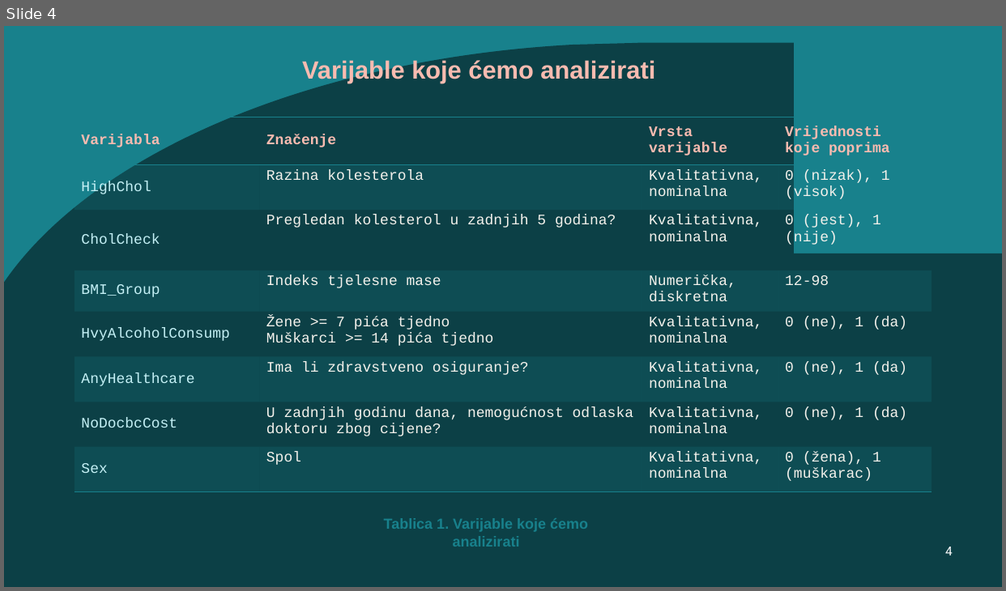
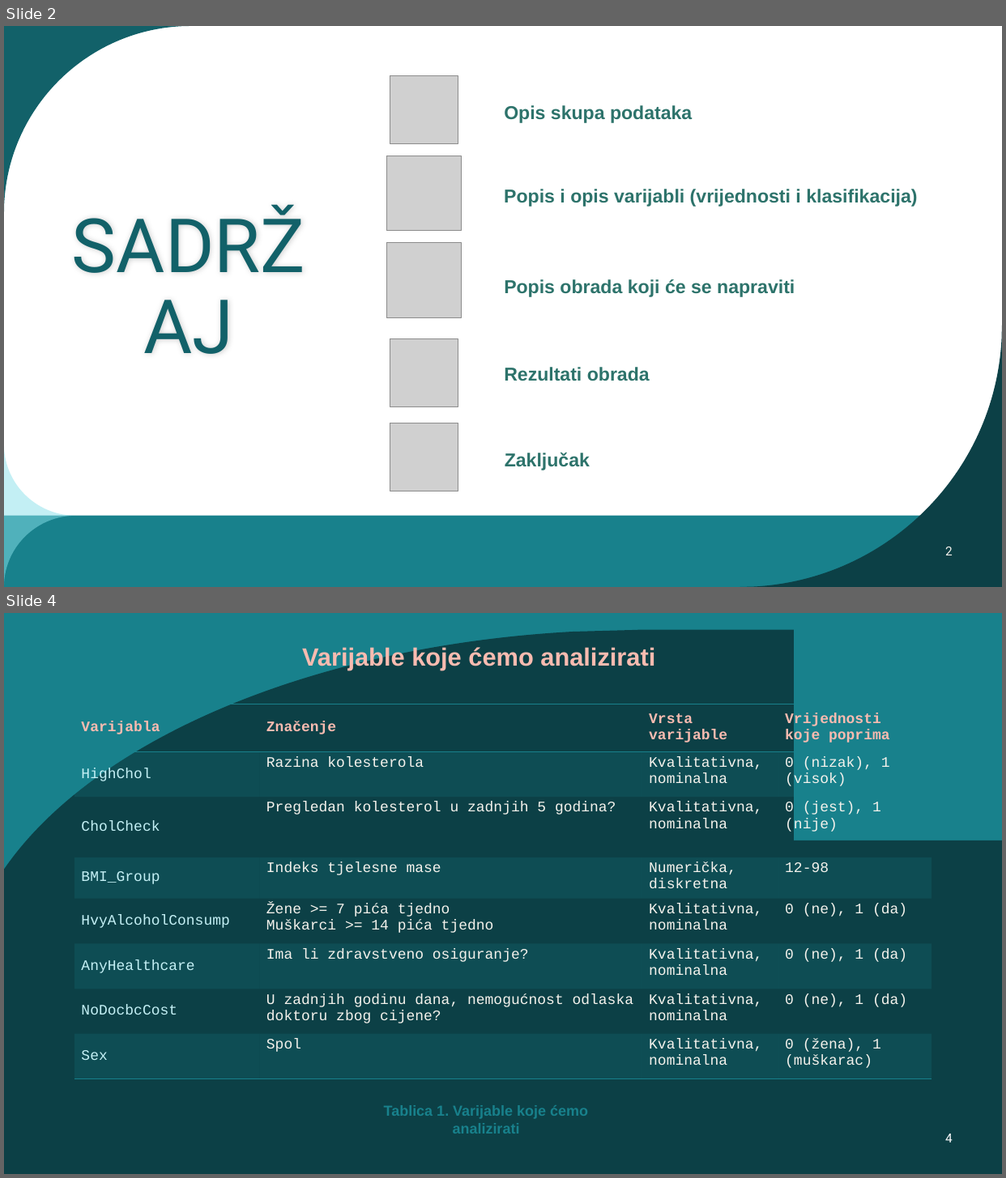
Before and after one commit to jfletcher20/diabetes-health-indicators-analysis, a slide deck: documentation/documentation.pptx. Shown one above the other, each under a label of ours: slide 4 before the commit, slides 2 and 4 after it; the slides between them are not shown. The pictures are 1006x591 and 1006x1178 pixels, drawn with LibreOffice and Linux fonts; fonts in the diff are those of the drawing; grey boxes stand for pictures. Boxes give left, top, right and bottom in pixels: in the first picture for what was removed or moved away, otherwise in the second. Text is boxed around its words. In the diff, an @@ line names an element or a change of style, - is before the commit and + after.

```diff
--- a/documentation/documentation.pptx
+++ b/documentation/documentation.pptx
@@ slide 2 added at [4, 26, 1002, 587], background #FFFFFF; not listed: 1 template element that a slide beside it also shows @@
@@ picture added at [390, 75, 458, 143] @@
@@ text added at [504, 105, 692, 123], 18 pt, text #2D736B, bold @@
+Opis skupa podataka
@@ title added at [49, 140, 330, 437], 72 pt, text #126169 @@
+SADRŽAJ
@@ picture added at [386, 156, 462, 231] @@
@@ text added at [504, 189, 917, 207], 18 pt, text #2D736B, bold @@
+Popis i opis varijabli (vrijednosti i klasifikacija)
@@ picture added at [386, 243, 462, 318] @@
@@ text added at [504, 280, 795, 297], 18 pt, text #2D736B, bold @@
+Popis obrada koji će se napraviti
@@ picture added at [390, 339, 458, 407] @@
@@ freeform shape added at [740, 326, 1002, 587], fill #0C4046 @@
@@ text added at [504, 367, 650, 382], 18 pt, text #2D736B, bold @@
+Rezultati obrada
@@ picture added at [390, 424, 458, 492] @@
@@ freeform shape added at [4, 445, 76, 587], fill #89E1EB at 50% opacity @@
@@ text added at [505, 452, 590, 471], 18 pt, text #2D736B, bold @@
+Zaključak
@@ rectangle added at [4, 515, 1002, 587], fill #18818C @@
@@ page number added at [945, 547, 953, 556], 12 pt, text #F4F2EC @@
+2
```
Also in this commit, not shown: 4 slides changed, 13 other slides added, 18 slides removed.
